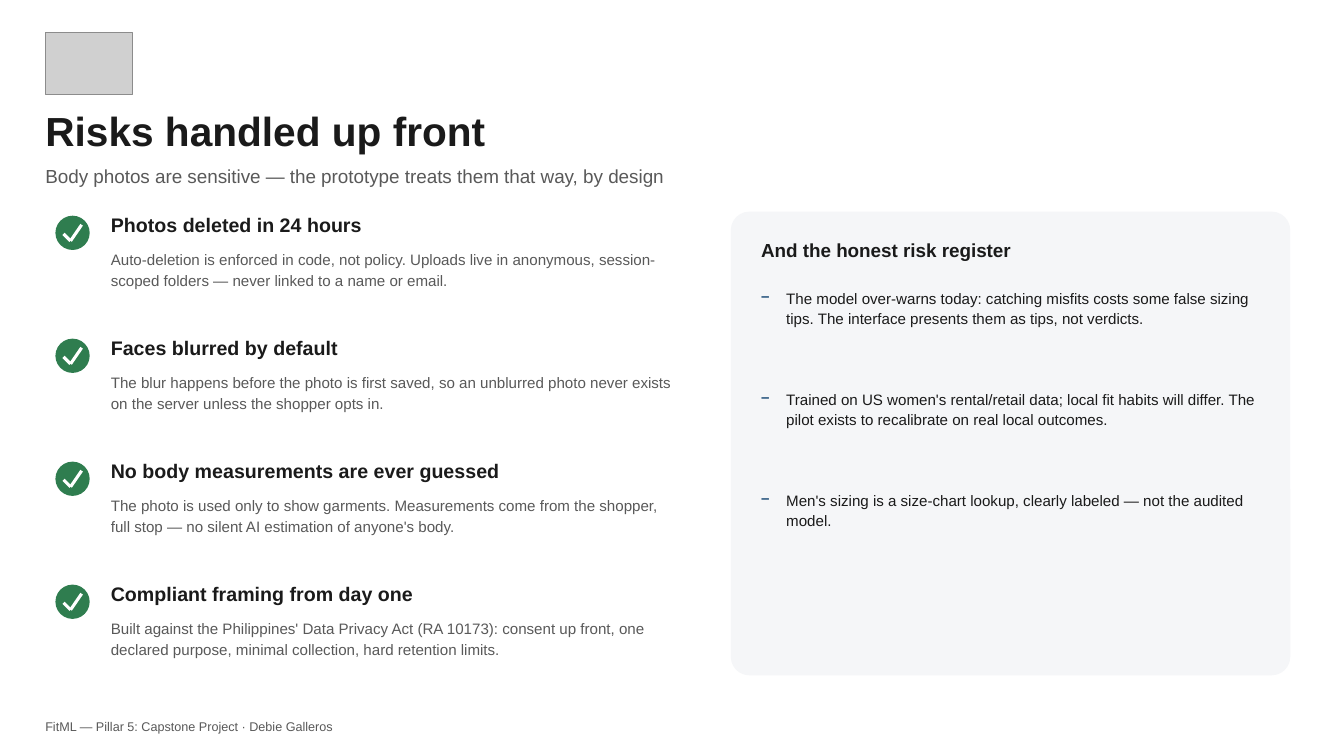
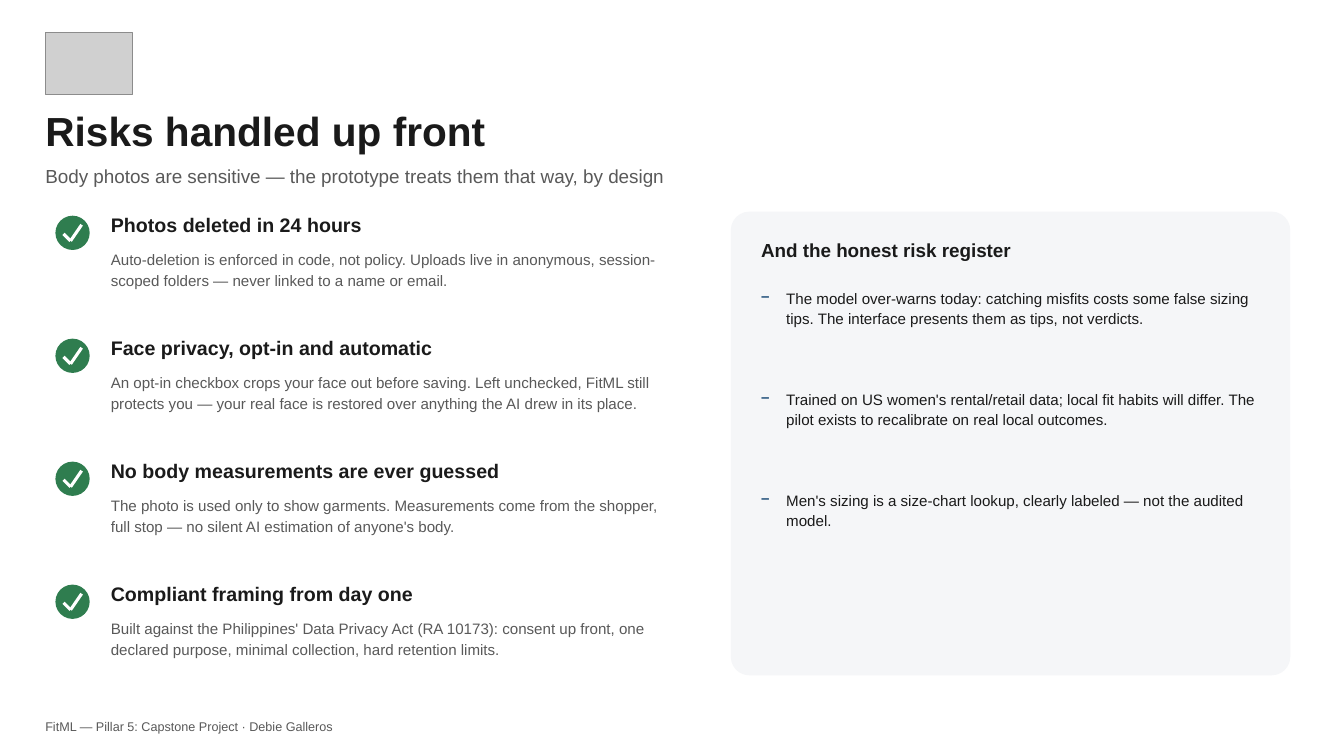
Before and after one commit to debiegalleros/fitml-capstone, a slide deck: slide 7 of submission/Debie_Galleros_Pillar5_CapstoneProject_BusinessDeck.pptx. Drawn at 1344x756 pixels with LibreOffice and Linux fonts; fonts in the diff are those of the drawing; grey boxes stand for pictures. Boxes give left, top, right and bottom in pixels: in the first picture for what was removed or moved away, otherwise in the second. Text is boxed around its words. In the diff, an @@ line names an element or a change of style, - is before the commit and + after.

```diff
--- a/submission/Debie_Galleros_Pillar5_CapstoneProject_BusinessDeck.pptx
+++ b/submission/Debie_Galleros_Pillar5_CapstoneProject_BusinessDeck.pptx
@@ text at box(111, 340, 432, 359): text changed @@
-Faces blurred by default
+Face privacy, opt-in and automatic
@@ text at box(111, 377, 649, 412): text changed @@
-The blur happens before the photo is first saved, so an unblurred photo never exists on the server unless the shopper opts in.
+An opt-in checkbox crops your face out before saving. Left unchecked, FitML still protects you — your real face is restored over anything the AI drew in its place.
```
Also in this commit, not shown: 3 other slides changed, 6 other files.
